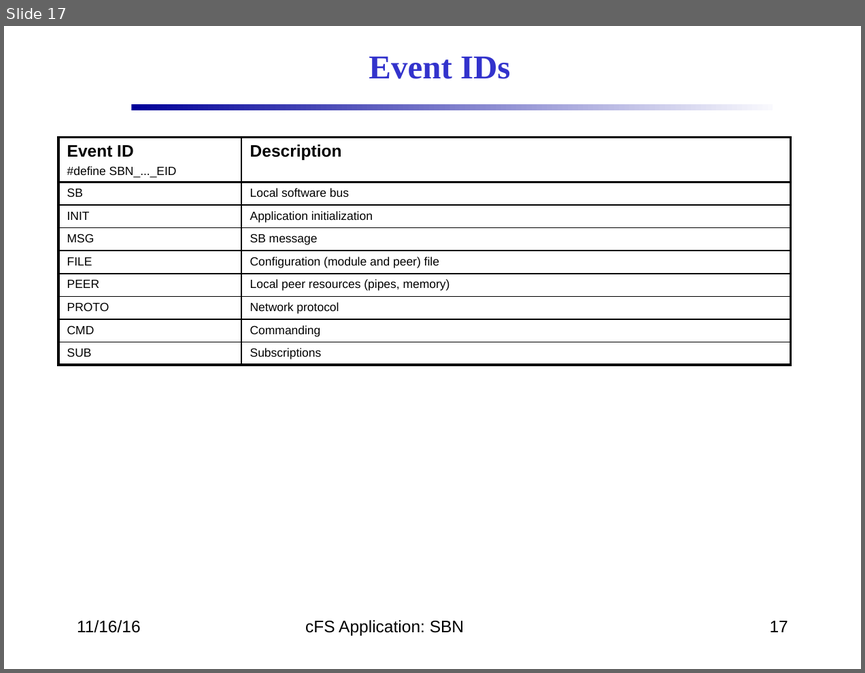
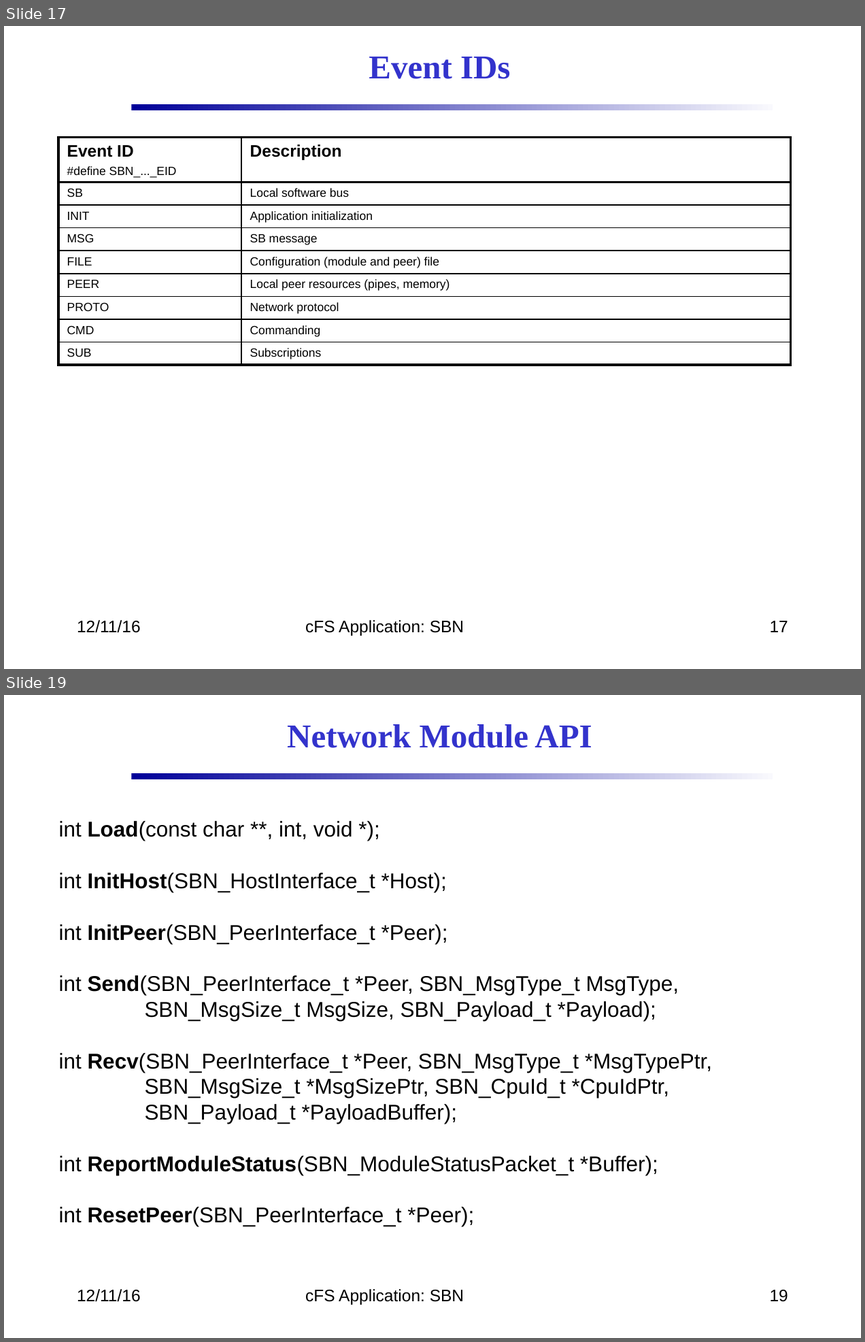
Before and after one commit to nasa/SBN, a slide deck: docs/SBN_Design.pptx. Shown one above the other, each under a label of ours: slide 17 before the commit, slides 17 and 19 after it; the slides between them are not shown. The pictures are 865x673 and 865x1342 pixels, drawn with LibreOffice and Linux fonts; fonts in the diff are those of the drawing; background and template pictures are left out. Boxes give left, top, right and bottom in pixels: in the first picture for what was removed or moved away, otherwise in the second. Text is boxed around its words. In the diff, an @@ line names an element or a change of style, - is before the commit and + after.

```diff
--- a/docs/SBN_Design.pptx
+++ b/docs/SBN_Design.pptx
@@ slide 19 added at <box>4,695,861,1338</box>, background #FFFFFF; not listed: 1 template element that a slide beside it also shows @@
@@ title added at <box>287,724,592,748</box>, 28 pt, text #3333CC, bold @@
+Network Module API
@@ text added at <box>59,821,712,1226</box>, 18 pt, text #000000 @@
+int Load(const char **, int, void *);
+int InitHost(SBN_HostInterface_t *Host);
+int InitPeer(SBN_PeerInterface_t *Peer);
+int Send(SBN_PeerInterface_t *Peer, SBN_MsgType_t MsgType,
+SBN_MsgSize_t MsgSize, SBN_Payload_t *Payload);
+int Recv(SBN_PeerInterface_t *Peer, SBN_MsgType_t *MsgTypePtr,
+SBN_MsgSize_t *MsgSizePtr, SBN_CpuId_t *CpuIdPtr,
+SBN_Payload_t *PayloadBuffer);
+int ReportModuleStatus(SBN_ModuleStatusPacket_t *Buffer);
+int ResetPeer(SBN_PeerInterface_t *Peer);
@@ text added at <box>77,1289,141,1302</box>, 14 pt, text #000000 @@
+12/11/16
@@ text added at <box>305,1289,464,1304</box>, 14 pt, text #000000 @@
+cFS Application: SBN
@@ page number added at <box>770,1289,788,1302</box>, 14 pt, text #000000 @@
+19
@@ slide 17 changed as well @@
@@ text at <box>77,620,141,633</box>: text changed @@
-11/16/16
+12/11/16
```
Also in this commit, not shown: 16 other slides changed, 1 other slide added.
